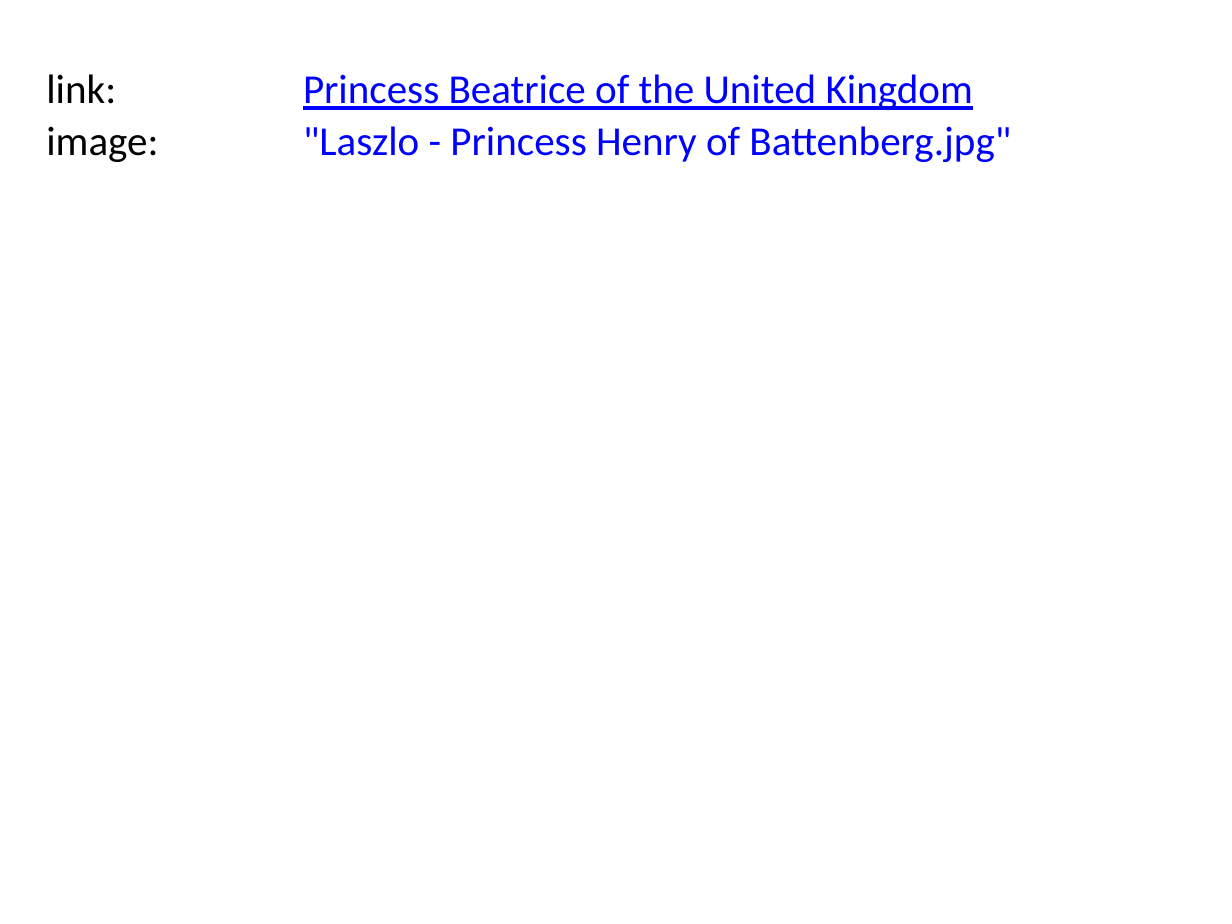
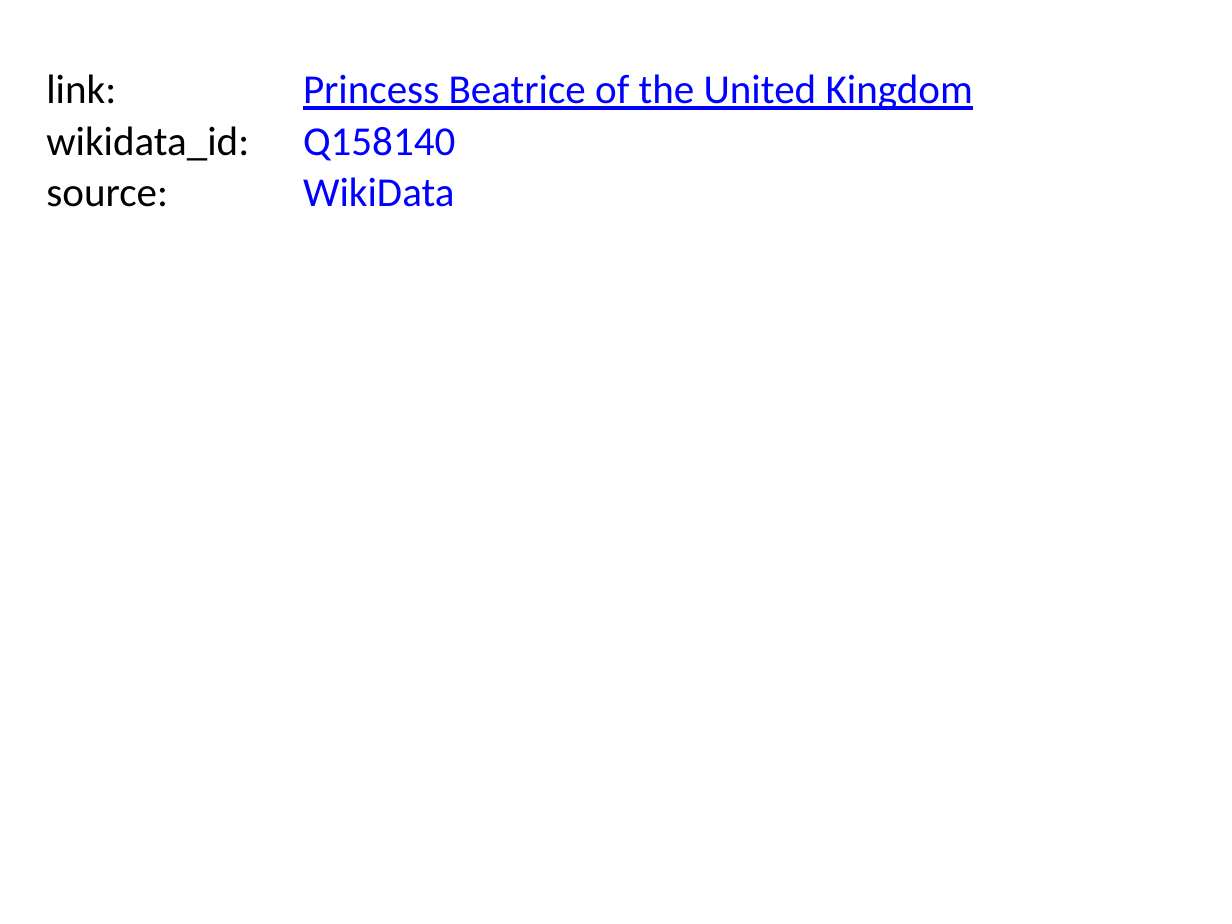
Before and after one commit to BITPlan/com.bitplan.simplegraph, a slide deck: slide 10 of QueenVictoria.pptx. Drawn at 1232x924 pixels with LibreOffice and Linux fonts; fonts in the diff are those of the drawing. Boxes give left, top, right and bottom in pixels: in the first picture for what was removed or moved away, otherwise in the second. Text is boxed around its words. In the diff, an @@ line names an element or a change of style, - is before the commit and + after.

Commit message:
refactors to improve image and property handling

```diff
--- a/QueenVictoria.pptx
+++ b/QueenVictoria.pptx
@@ text at [46,126,249,161]: text changed @@
-image:
+wikidata_id:
@@ text at [303,127,455,161]: text changed @@
-"Laszlo - Princess Henry of Battenberg.jpg"
+Q158140
@@ text added at [303,177,454,207], 24 pt, text #0000FF @@
+WikiData
@@ text added at [46,186,168,207], 24 pt, text #000000 @@
+source:
```
Also in this commit, not shown: 9 other slides changed, 10 other files.
